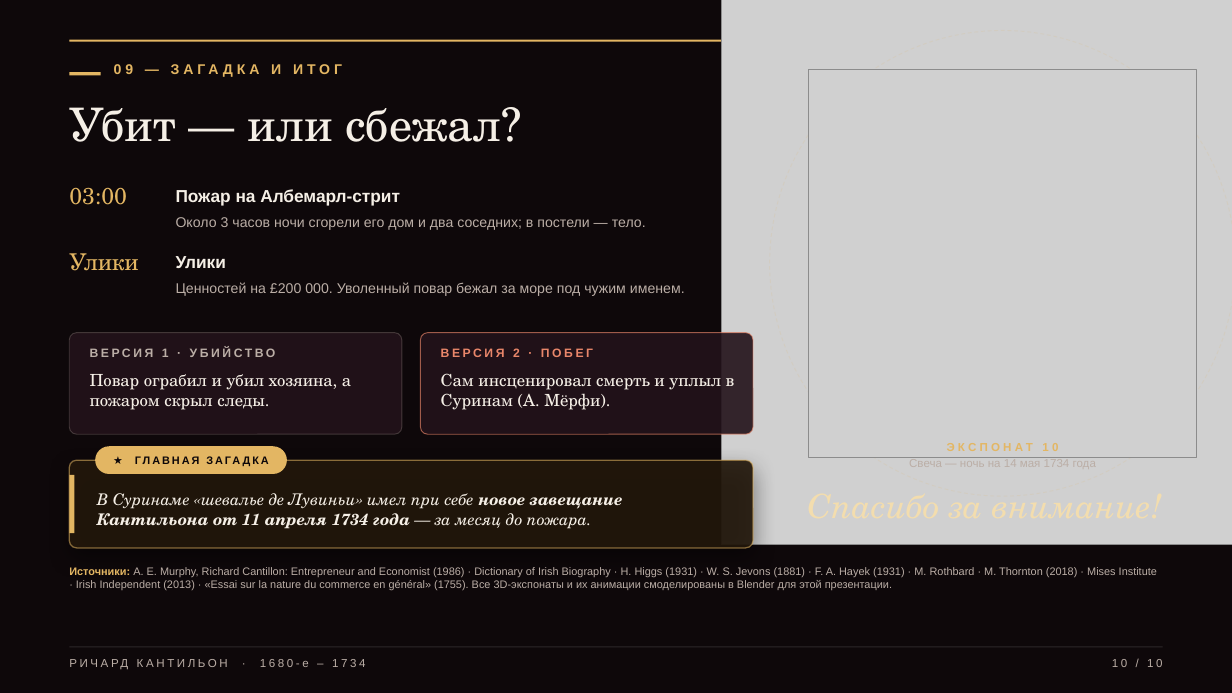
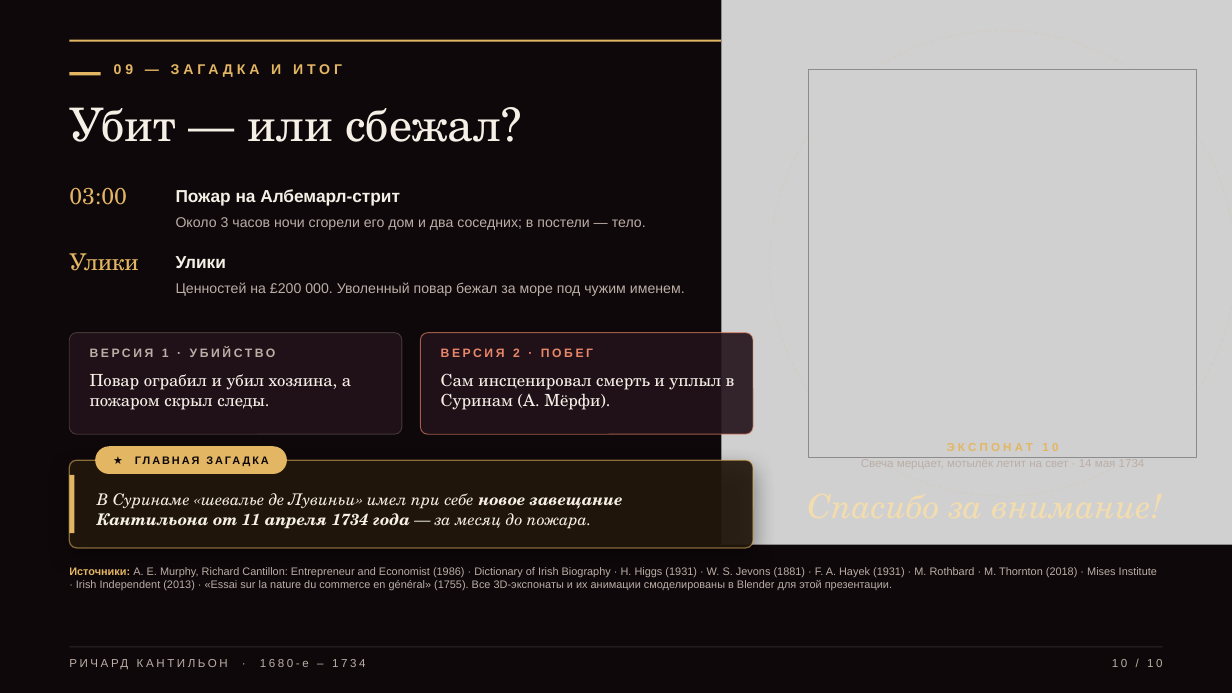
Before and after one commit to overbaffe1/omgGame, a slide deck: slide 10 of exports/cantillon-3d-presentation.pptx. Drawn at 1232x693 pixels with LibreOffice and Linux fonts; fonts in the diff are those of the drawing; grey boxes stand for pictures; background and template pictures are left out. Boxes give left, top, right and bottom in pixels: in the first picture for what was removed or moved away, otherwise in the second. Text is boxed around its words. In the diff, an @@ line names an element or a change of style, - is before the commit and + after.

```diff
--- a/exports/cantillon-3d-presentation.pptx
+++ b/exports/cantillon-3d-presentation.pptx
@@ text at (861, 460, 1145, 467): text changed @@
-Свеча — ночь на 14 мая 1734 года
+Свеча мерцает, мотылёк летит на свет · 14 мая 1734
```
Also in this commit, not shown: 3 other slides changed, 16 other files.
